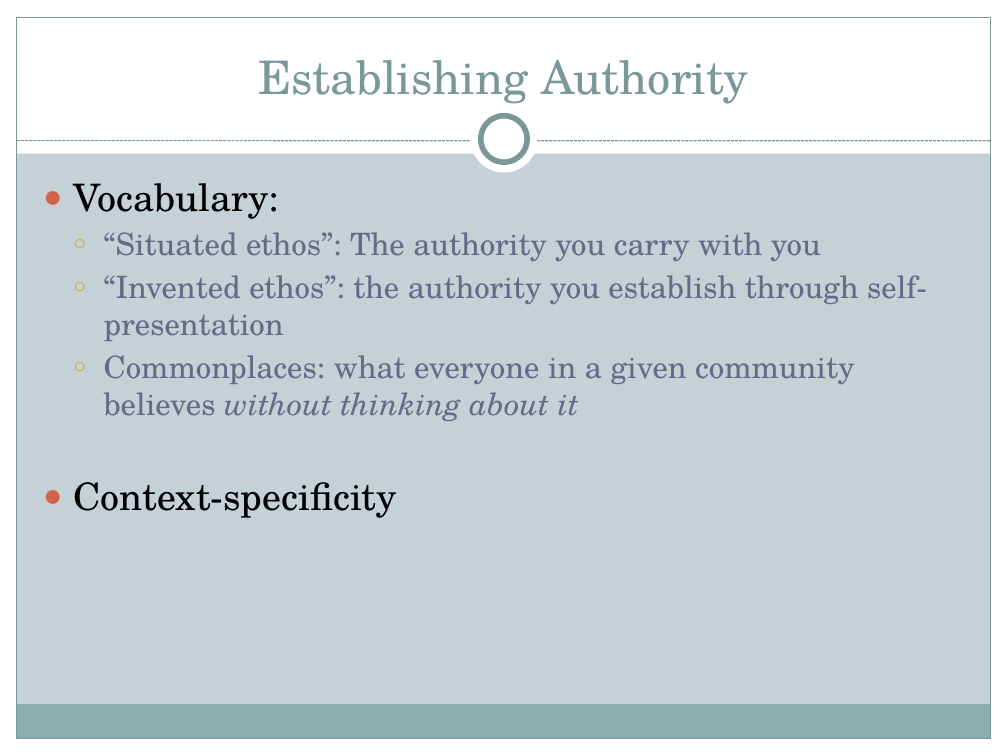
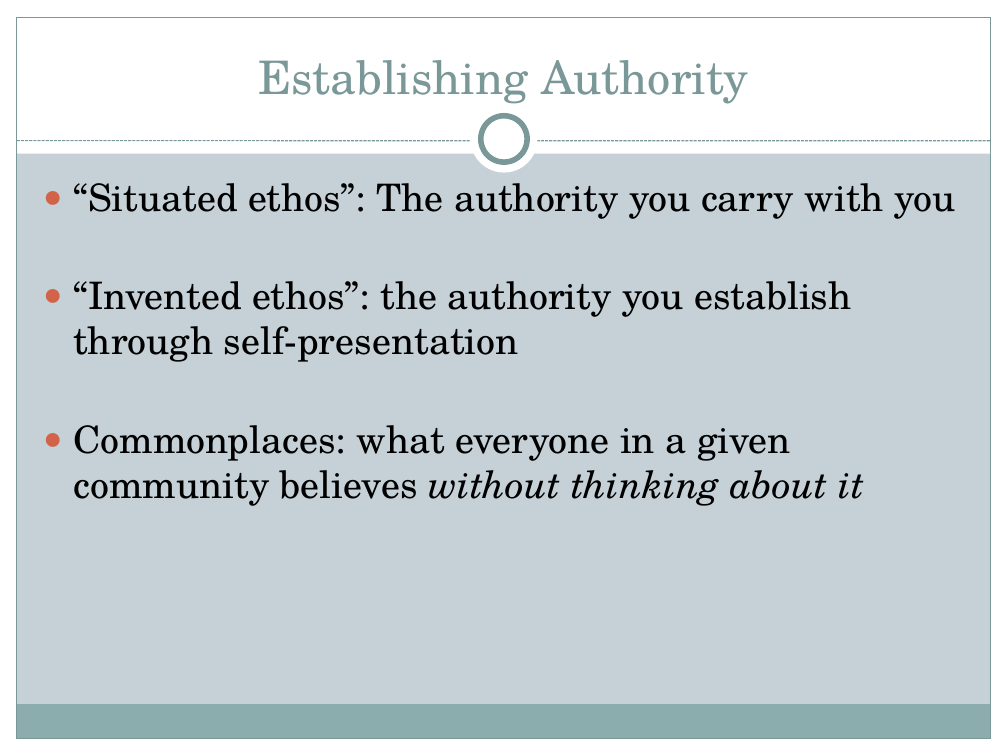
Before and after one commit to halperta/halperta.github.io, a slide deck: slide 6 of rhe306-spring2014/documents/ethosLecture.pptx (slide 11 before the commit). Drawn at 1008x756 pixels with LibreOffice and Linux fonts; fonts in the diff are those of the drawing. Boxes give left, top, right and bottom in pixels: in the first picture for what was removed or moved away, otherwise in the second. Text is boxed around its words. In the diff, an @@ line names an element or a change of style, - is before the commit and + after.

```diff
--- a/rhe306-spring2014/documents/ethosLecture.pptx
+++ b/rhe306-spring2014/documents/ethosLecture.pptx
@@ text "“Situated ethos”: The authority you ..." at (73, 183, 955, 506): size 22 to 27 pt, text colour #646B86 to #000000; bullet ○ to ●; list level 2 to 1 in "“Situated ethos”: The authority you ..."; bullet colour #CCB400 to #D16349; list level 2 to 1 in "“Invented ethos”: the authority you ..."; list level 2 to 1 in "Commonplaces: what everyone in a ..." @@
@@ text at (73, 183, 279, 219): paragraph removed @@
-● Vocabulary:
@@ text at (73, 482, 397, 518): paragraph removed @@
-● Context-specificity
```
Also in this commit, not shown: 1 other slide changed, 12 slides added, 8 slides removed, 2 other files.
